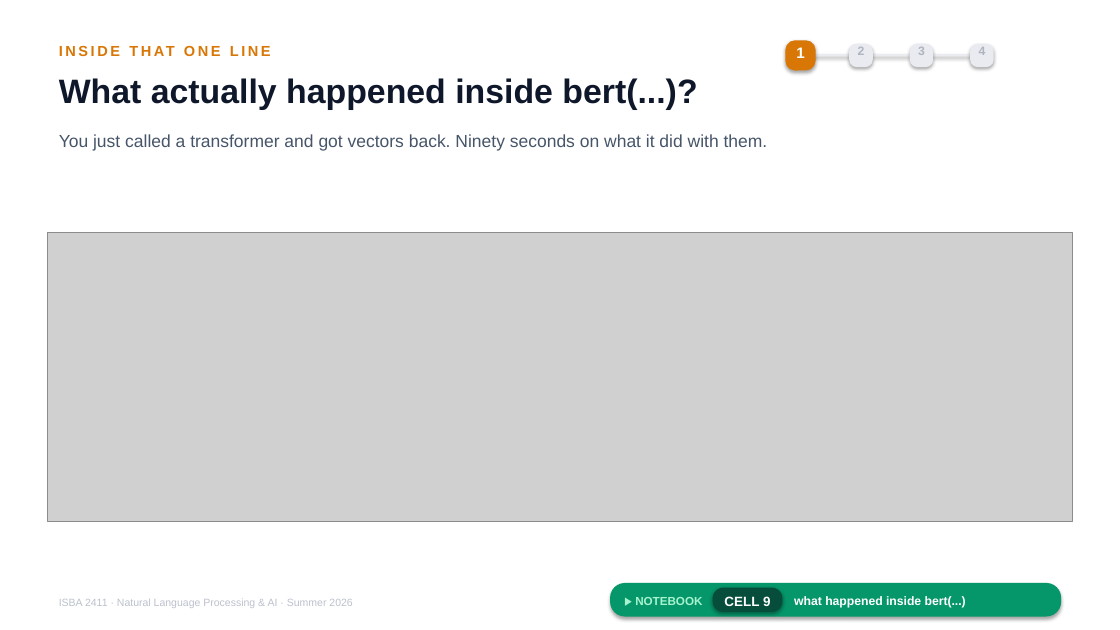
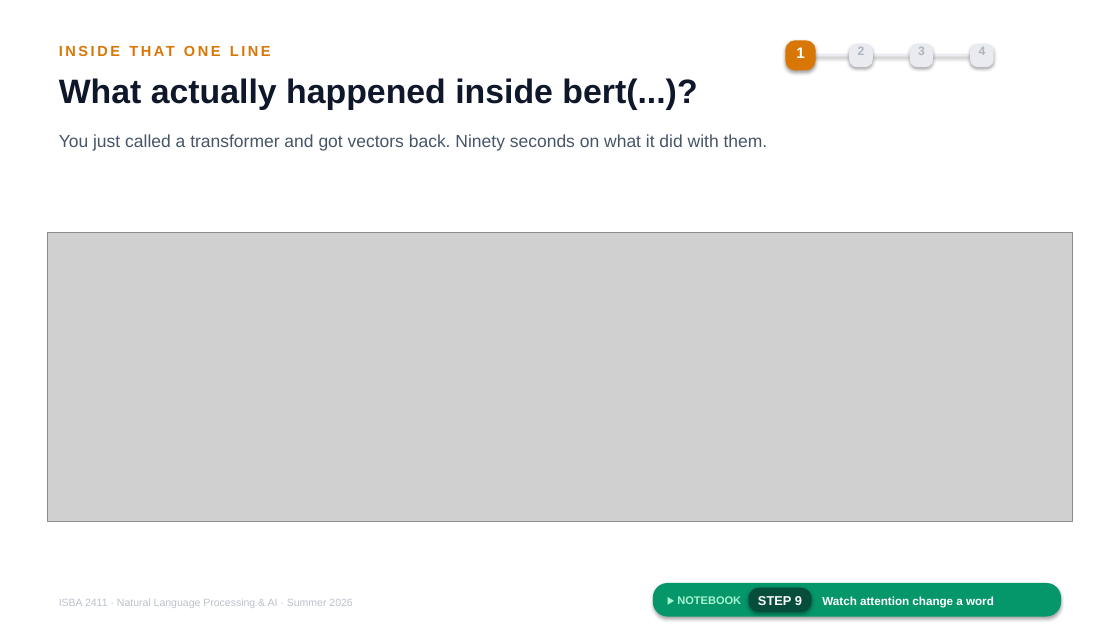
Before and after one commit to JulesMalin/isba2411-nlp, a slide deck: slide 9 of Week 7/L13_Support_Copilot.pptx. Drawn at 1120x630 pixels with LibreOffice and Linux fonts; fonts in the diff are those of the drawing; grey boxes stand for pictures. Boxes give left, top, right and bottom in pixels: in the first picture for what was removed or moved away, otherwise in the second. Text is boxed around its words. In the diff, an @@ line names an element or a change of style, - is before the commit and + after.

```diff
--- a/Week 7/L13_Support_Copilot.pptx
+++ b/Week 7/L13_Support_Copilot.pptx
@@ rounded rectangle: place and size @@
-rounded rectangle at (610,583,1061,617)
+rounded rectangle at (653,583,1061,617)
@@ text "▶ NOTEBOOK": place and size @@
-text "▶ NOTEBOOK" at (635,597,702,605)
+text "▶ NOTEBOOK" at (677,596,741,604)
@@ text "▶ NOTEBOOK" at (677,596,741,604): size 10 to 9.5 pt @@
@@ rounded rectangle: place and size @@
-rounded rectangle at (712,588,782,613)
+rounded rectangle at (749,588,812,613)
@@ text at (758,595,802,608): text changed; size 11.5 to 11 pt @@
-CELL 9
+STEP 9
@@ text at (822,596,994,608): text changed; size 10.5 to 10 pt @@
-what happened inside bert(...)
+Watch attention change a word
```
Also in this commit, not shown: 16 other slides changed.
